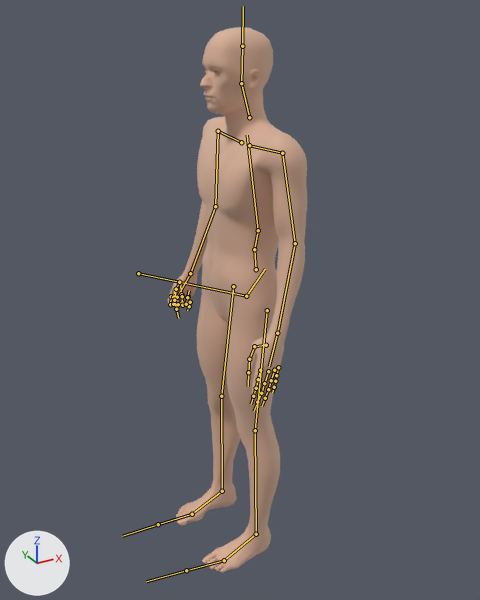
Renders of the FBX model Assets/Models/Human/game.fbx from each side of a commit.
Before and after are seen from a 50 mm lens placed at (-9.05, -23.83, 18.26), pointed at (0.53, -6.42, 9.55). Every picture has the same lights, and +X, +Y and +Z are marked at lower left. Both versions are drawn at frame 1 of the action 'Game_engine|Game_engine'; the numbers are the values there. The bones that bend it are drawn over the model as lines.

Objects in the first picture: 'asMesh'.
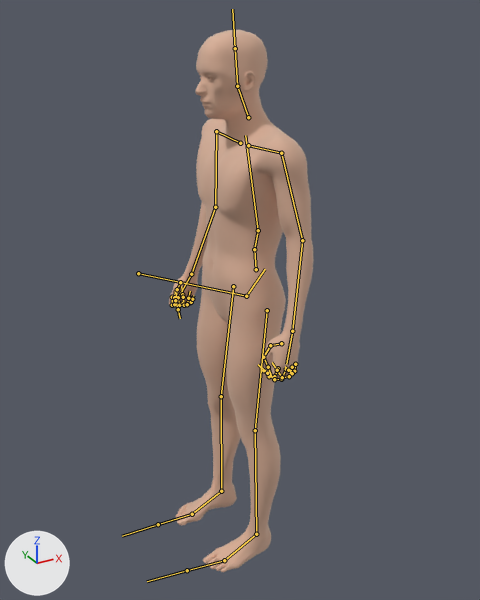
Commit message: Updating idle animation

Changed parts and their boxes (x1, y1, x2, y2) in the pictures (480 x 600 px):
'asMesh', posed: before (168, 27, 307, 573); after (169, 30, 313, 572)
bone 'spine_03', root to tip: before (258, 230) to (247, 135); after (258, 230) to (245, 135)
bone 'upperarm_l', root to tip: before (282, 153) to (295, 243); after (281, 153) to (302, 240)
bone 'index_01_l', root to tip: before (260, 370) to (258, 379); after (278, 368) to (274, 376)
bone 'index_02_l', root to tip: before (258, 379) to (256, 388); after (274, 376) to (269, 376)
bone 'index_03_l', root to tip: before (256, 388) to (253, 396); after (269, 376) to (263, 370)
bone 'middle_01_l', root to tip: before (268, 371) to (264, 383); after (286, 369) to (281, 379)
bone 'middle_02_l', root to tip: before (264, 383) to (261, 393); after (281, 379) to (274, 379)
bone 'middle_03_l', root to tip: before (261, 393) to (257, 402); after (274, 379) to (267, 373)
bone 'pinky_01_l', root to tip: before (278, 367) to (276, 375); after (295, 364) to (294, 371)
bone 'pinky_02_l', root to tip: before (276, 375) to (275, 381); after (294, 371) to (292, 373)
bone 'pinky_03_l', root to tip: before (275, 381) to (274, 387); after (292, 373) to (288, 370)
bone 'ring_01_l', root to tip: before (274, 370) to (271, 380); after (292, 367) to (289, 376)
bone 'ring_02_l', root to tip: before (271, 380) to (268, 389); after (289, 376) to (282, 377)
bone 'ring_03_l', root to tip: before (268, 389) to (265, 398); after (282, 377) to (277, 370)
bone 'thumb_02_l', root to tip: before (254, 346) to (249, 359); after (270, 345) to (263, 357)
bone 'thumb_03_l', root to tip: before (249, 359) to (248, 372); after (263, 357) to (268, 367)
bone 'pinky_03_r', root to tip: before (190, 302) to (189, 306); after (191, 302) to (192, 299)
bone 'neck_01', root to tip: before (249, 117) to (241, 83); after (248, 117) to (237, 86)
bone 'head', root to tip: before (241, 83) to (242, 46); after (237, 86) to (235, 48)

Edits to the bpy script that builds the scene:
```text
Change bone_spine_03:
    where bone_spine_03 = bpy.data.objects['Game_engine'].pose.bones['spine_03']  # child of 'spine_02'
    bone_spine_03.rotation_quaternion: (1.0, 0.0, 0.0, 0.0) -> (1.0, 0.007, 0.0, 0.0)  # degrees (0, 0, 0) -> degrees (1, 0, 0)
Change bone_upperarm_l:
    where bone_upperarm_l = bpy.data.objects['Game_engine'].pose.bones['upperarm_l']  # child of 'clavicle_l'
    bone_upperarm_l.rotation_quaternion: (0.773, -0.098, 0.044, -0.626) -> (0.771, -0.131, 0.081, -0.619)  # degrees (-12, -3, -78) -> degrees (-18, -2, -77)
Change bone_index_01_l:
    where bone_index_01_l = bpy.data.objects['Game_engine'].pose.bones['index_01_l']  # child of 'hand_l'
    bone_index_01_l.rotation_quaternion: (1.0, 0.0, 0.0, 0.0) -> (0.987, 0.116, 0.07, -0.088)  # degrees (0, 0, 0) -> degrees (13, 9, -9)
Change bone_index_02_l:
    where bone_index_02_l = bpy.data.objects['Game_engine'].pose.bones['index_02_l']  # child of 'index_01_l'
    bone_index_02_l.rotation_quaternion: (1.0, 0.0, 0.0, 0.0) -> (0.894, 0.36, -0.091, -0.252)  # degrees (0, 0, 0) -> degrees (44, 1, -31)
Change bone_index_03_l:
    where bone_index_03_l = bpy.data.objects['Game_engine'].pose.bones['index_03_l']  # child of 'index_02_l'
    bone_index_03_l.rotation_quaternion: (1.0, 0.0, 0.0, 0.0) -> (0.941, 0.291, -0.06, -0.164)  # degrees (0, 0, 0) -> degrees (35, -1, -20)
Change bone_middle_01_l:
    where bone_middle_01_l = bpy.data.objects['Game_engine'].pose.bones['middle_01_l']  # child of 'hand_l'
    bone_middle_01_l.rotation_quaternion: (1.0, 0.0, 0.0, 0.0) -> (0.992, 0.108, -0.031, -0.053)  # degrees (0, 0, 0) -> degrees (13, -3, -6)
Change bone_middle_02_l:
    where bone_middle_02_l = bpy.data.objects['Game_engine'].pose.bones['middle_02_l']  # child of 'middle_01_l'
    bone_middle_02_l.rotation_quaternion: (1.0, 0.0, 0.0, 0.0) -> (0.895, 0.362, -0.136, -0.222)  # degrees (0, 0, 0) -> degrees (45, -5, -30)
Change bone_middle_03_l:
    where bone_middle_03_l = bpy.data.objects['Game_engine'].pose.bones['middle_03_l']  # child of 'middle_02_l'
    bone_middle_03_l.rotation_quaternion: (1.0, 0.0, 0.0, 0.0) -> (0.931, 0.32, -0.103, -0.145)  # degrees (0, 0, 0) -> degrees (39, -6, -20)
Change bone_pinky_01_l:
    where bone_pinky_01_l = bpy.data.objects['Game_engine'].pose.bones['pinky_01_l']  # child of 'hand_l'
    bone_pinky_01_l.rotation_quaternion: (1.0, 0.0, 0.0, 0.0) -> (0.991, 0.065, 0.076, -0.085)  # degrees (0, 0, 0) -> degrees (7, 9, -9)
Change bone_pinky_02_l:
    where bone_pinky_02_l = bpy.data.objects['Game_engine'].pose.bones['pinky_02_l']  # child of 'pinky_01_l'
    bone_pinky_02_l.rotation_quaternion: (1.0, 0.0, 0.0, 0.0) -> (0.954, 0.289, -0.043, -0.074)  # degrees (0, 0, 0) -> degrees (34, -2, -10)
Change bone_pinky_03_l:
    where bone_pinky_03_l = bpy.data.objects['Game_engine'].pose.bones['pinky_03_l']  # child of 'pinky_02_l'
    bone_pinky_03_l.rotation_quaternion: (1.0, 0.0, 0.0, 0.0) -> (0.83, 0.542, -0.063, -0.117)  # degrees (0, 0, 0) -> degrees (66, 1, -15)
Change bone_ring_01_l:
    where bone_ring_01_l = bpy.data.objects['Game_engine'].pose.bones['ring_01_l']  # child of 'hand_l'
    bone_ring_01_l.rotation_quaternion: (1.0, 0.0, 0.0, 0.0) -> (0.981, 0.077, 0.178, -0.027)  # degrees (0, 0, 0) -> degrees (9, 21, -2)
Change bone_ring_02_l:
    where bone_ring_02_l = bpy.data.objects['Game_engine'].pose.bones['ring_02_l']  # child of 'ring_01_l'
    bone_ring_02_l.rotation_quaternion: (1.0, 0.0, 0.0, 0.0) -> (0.889, 0.436, -0.139, -0.02)  # degrees (0, 0, 0) -> degrees (53, -13, -9)
Change bone_ring_03_l:
    where bone_ring_03_l = bpy.data.objects['Game_engine'].pose.bones['ring_03_l']  # child of 'ring_02_l'
    bone_ring_03_l.rotation_quaternion: (1.0, 0.0, 0.0, 0.0) -> (0.858, 0.502, -0.102, 0.05)  # degrees (0, 0, 0) -> degrees (61, -13, -1)
Change bone_thumb_02_l:
    where bone_thumb_02_l = bpy.data.objects['Game_engine'].pose.bones['thumb_02_l']  # child of 'thumb_01_l'
    bone_thumb_02_l.rotation_quaternion: (1.0, 0.0, 0.0, 0.0) -> (0.993, -0.111, 0.04, -0.012)  # degrees (0, 0, 0) -> degrees (-13, 4, -2)
Change bone_thumb_03_l:
    where bone_thumb_03_l = bpy.data.objects['Game_engine'].pose.bones['thumb_03_l']  # child of 'thumb_02_l'
    bone_thumb_03_l.rotation_quaternion: (1.0, 0.0, 0.0, 0.0) -> (0.938, 0.148, -0.188, 0.251)  # degrees (0, 0, 0) -> degrees (12, -25, 27)
Change bone_pinky_03_r:
    where bone_pinky_03_r = bpy.data.objects['Game_engine'].pose.bones['pinky_03_r']  # child of 'pinky_02_r'
    bone_pinky_03_r.rotation_quaternion: (-0.498, 0.866, 0.029, -0.031) -> (0.943, 0.322, 0.084, 0.028)  # degrees (-120, 1, 5) -> degrees (38, 8, 6)
    bone_pinky_03_r.scale: (-1.0, 1.0, 1.0) -> (1.0, 1.0, 1.0)
Change bone_neck_01:
    where bone_neck_01 = bpy.data.objects['Game_engine'].pose.bones['neck_01']  # child of 'spine_03'
    bone_neck_01.rotation_quaternion: (1.0, 0.0, 0.0, 0.0) -> (0.985, 0.068, 0.156, -0.034)  # degrees (0, 0, 0) -> degrees (7, 18, -3)
Change bone_head:
    where bone_head = bpy.data.objects['Game_engine'].pose.bones['head']  # child of 'neck_01'
    bone_head.rotation_quaternion: (1.0, 0.0, 0.0, 0.0) -> (0.985, -0.033, -0.17, 0.005)  # degrees (0, 0, 0) -> degrees (-4, -19, 1)
```
